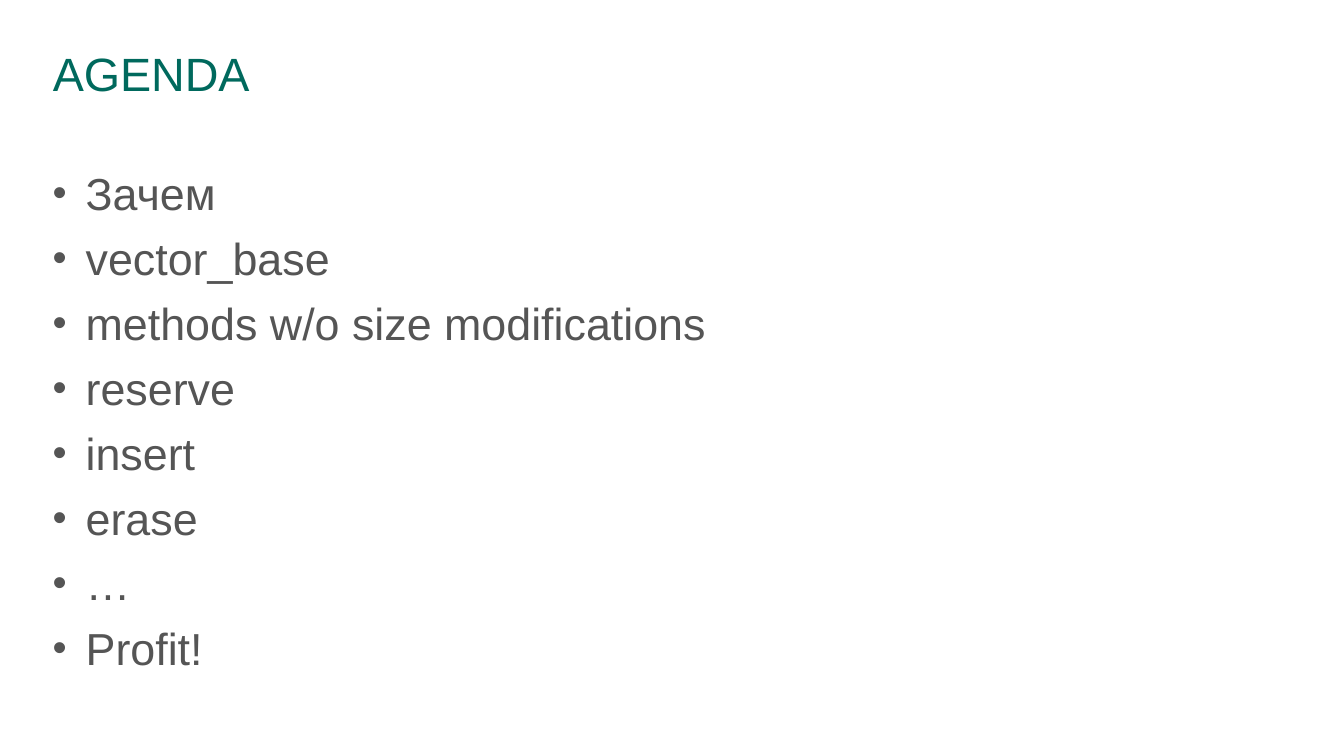
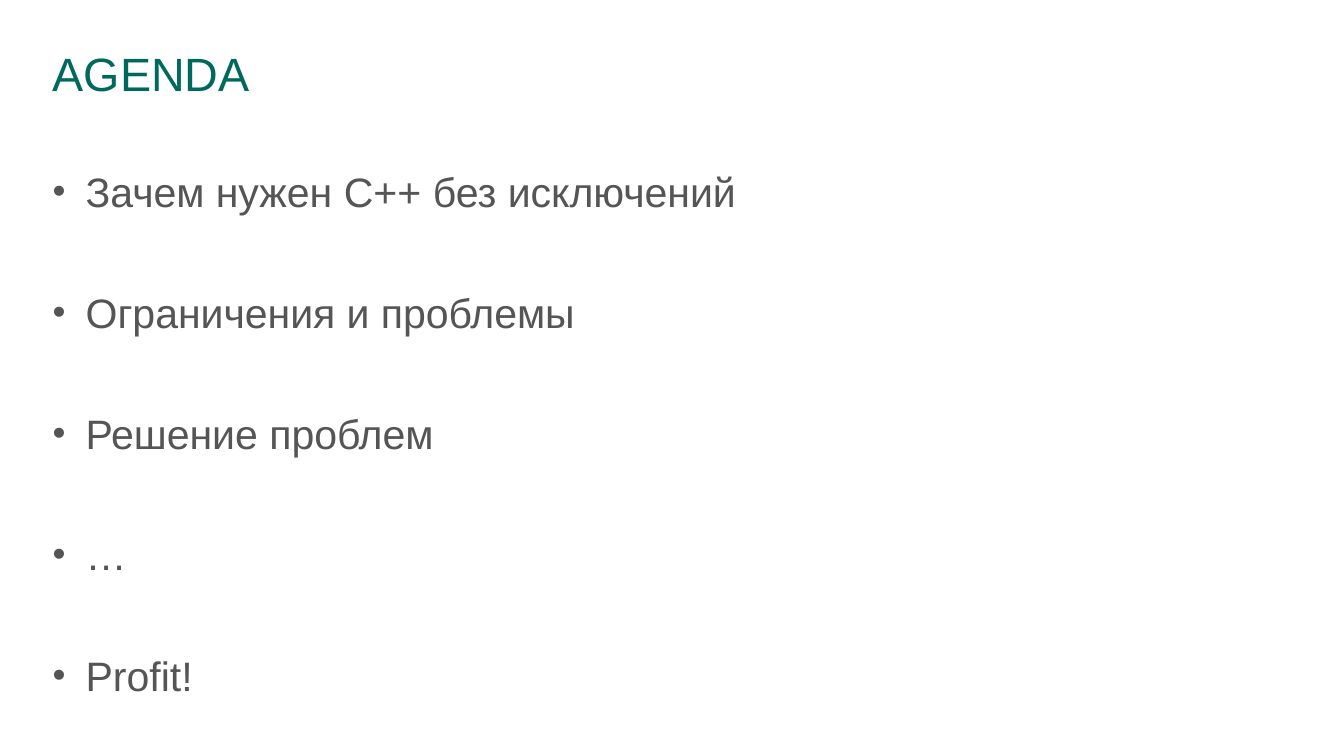
Before and after one commit to prograholic/prograholic.github.io, a slide deck: slide 2 of cpp_russia_2017_24_02_2017/24.02.2017_kutumov.pptx. Drawn at 1344x756 pixels with LibreOffice and Linux fonts; fonts in the diff are those of the drawing; background and template pictures are left out. Boxes give left, top, right and bottom in pixels: in the first picture for what was removed or moved away, otherwise in the second. Text is boxed around its words. In the diff, an @@ line names an element or a change of style, - is before the commit and + after.

```diff
--- a/cpp_russia_2017_24_02_2017/24.02.2017_kutumov.pptx
+++ b/cpp_russia_2017_24_02_2017/24.02.2017_kutumov.pptx
@@ text at <box>86,176,736,457</box>: text changed; size 24 to 22 pt @@
-• Зачем
-• vector_base
-• methods w/o size modifications
-• reserve
-• insert
-• erase
+• Зачем нужен C++ без исключений
+• Ограничения и проблемы
+• Решение проблем
@@ text at <box>86,661,193,692</box>: size 24 to 22 pt in "…", "Profit!" @@
```
Also in this commit, not shown: 3 other slides changed, 3 slides added, 2 slides removed.
